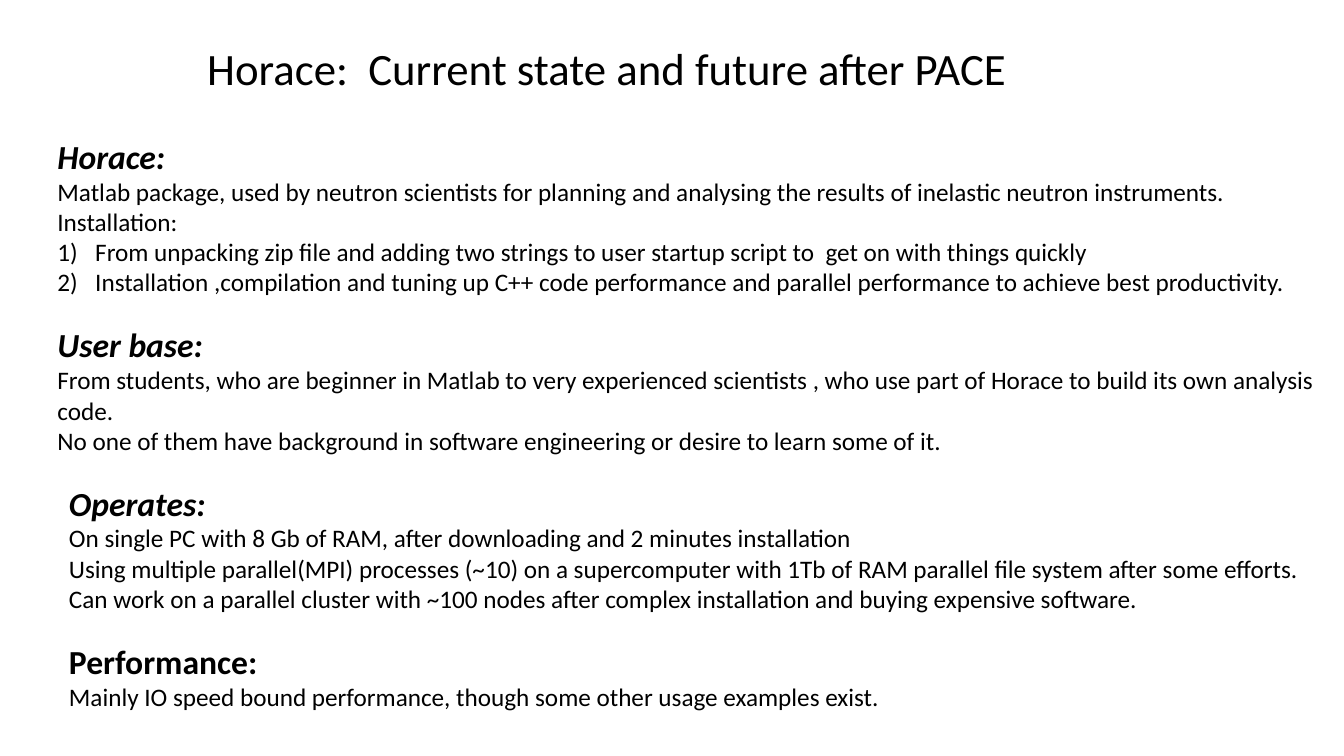
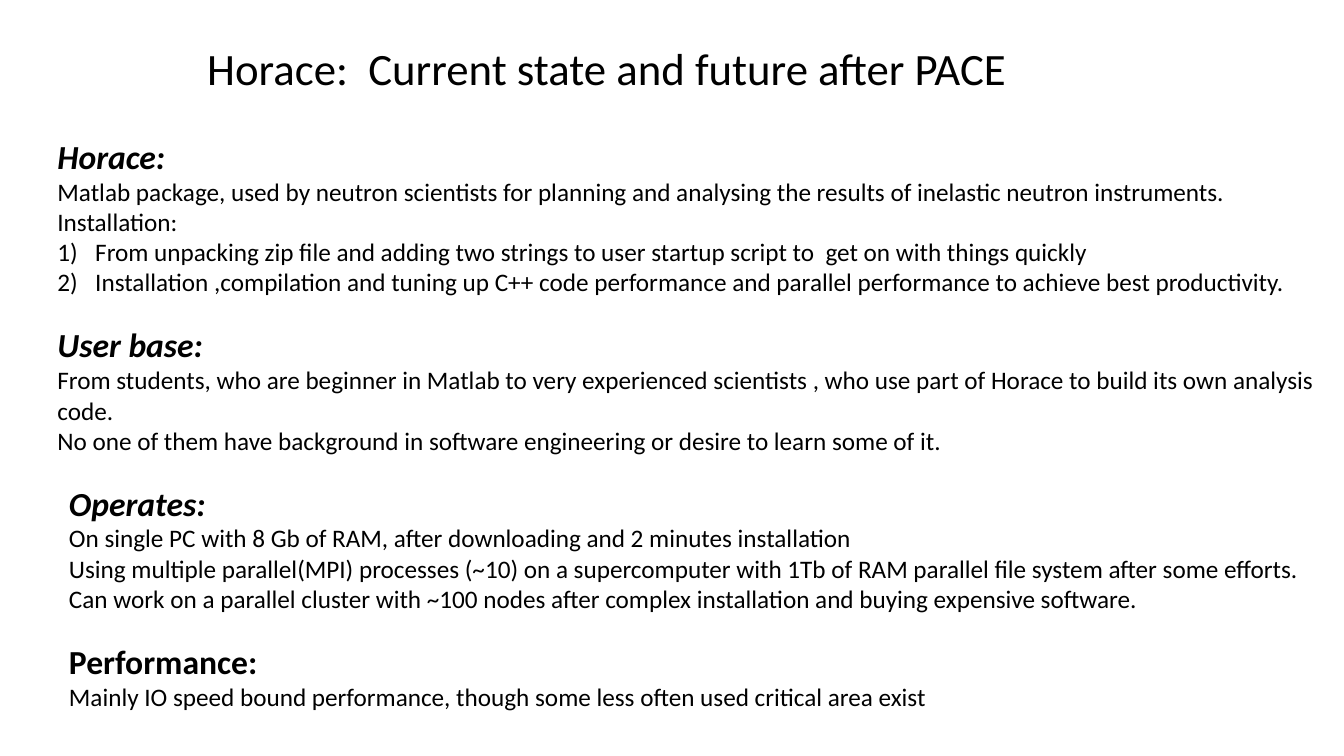
Before and after one commit to pace-neutrons/Horace, a slide deck: slide 1 of documentation/design_forV4/Horace&PACE.pptx. Drawn at 1344x756 pixels with LibreOffice and Linux fonts; fonts in the diff are those of the drawing. Boxes give left, top, right and bottom in pixels: in the first picture for what was removed or moved away, otherwise in the second. Text is boxed around its words. In the diff, an @@ line names an element or a change of style, - is before the commit and + after.

```diff
--- a/documentation/design_forV4/Horace&PACE.pptx
+++ b/documentation/design_forV4/Horace&PACE.pptx
@@ text at bbox=[69, 688, 926, 711]: text changed @@
-Mainly IO speed bound performance, though some other usage examples exist.
+Mainly IO speed bound performance, though some less often used critical area exist
```
Also in this commit, not shown: 3 other slides changed.
